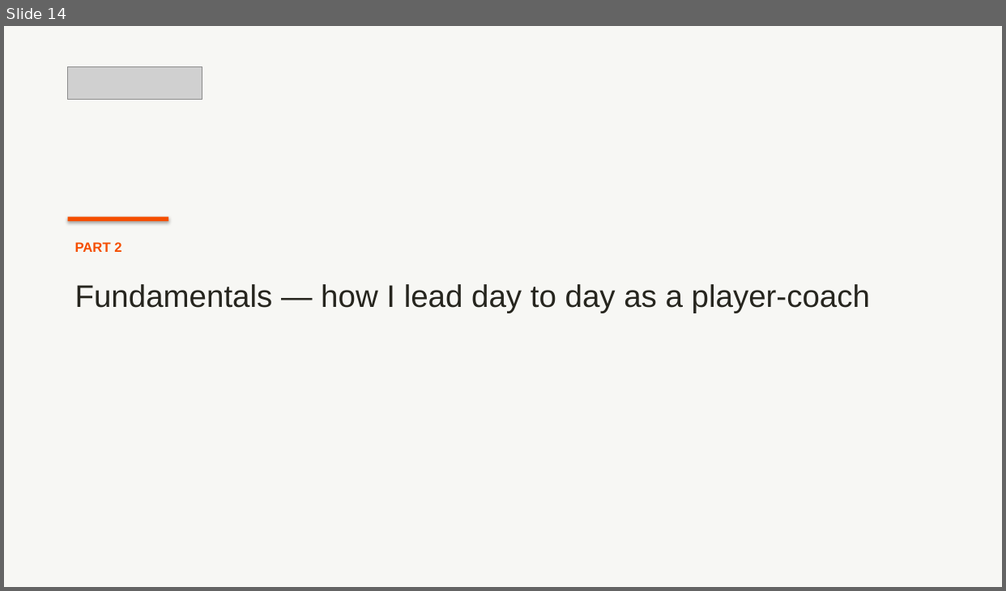
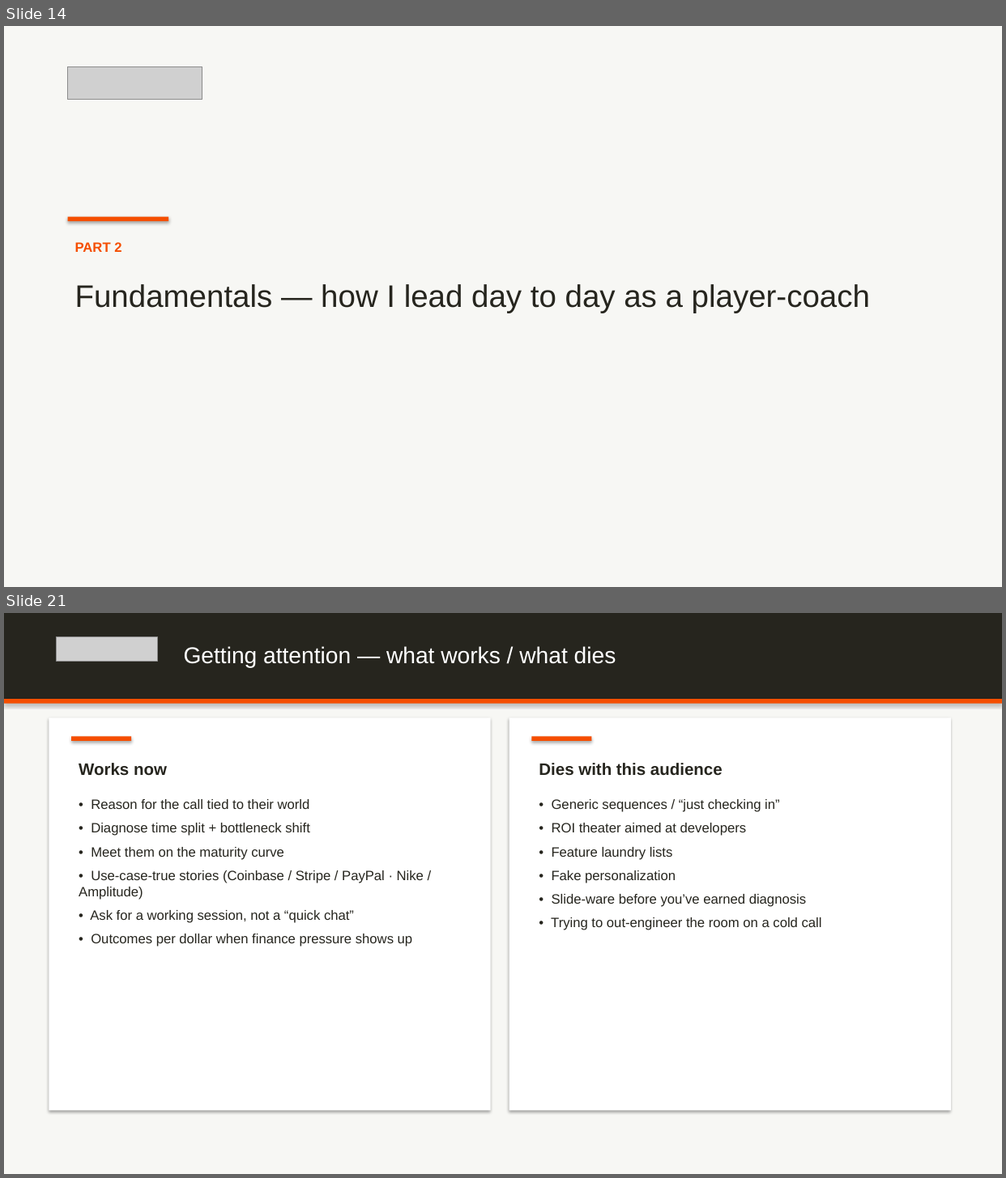
Before and after one commit to dempseli01-stack/lindsey, a slide deck: Lindsey_Presentation.pptx. Shown one above the other, each under a label of ours: slide 14 before the commit, slides 14 and 21 after it; the slides between them are not shown. The pictures are 1006x591 and 1006x1178 pixels, drawn with LibreOffice and Linux fonts; fonts in the diff are those of the drawing; grey boxes stand for pictures. Boxes give left, top, right and bottom in pixels: in the first picture for what was removed or moved away, otherwise in the second. Text is boxed around its words. In the diff, an @@ line names an element or a change of style, - is before the commit and + after.

```diff
--- a/Lindsey_Presentation.pptx
+++ b/Lindsey_Presentation.pptx
@@ slide 21 added at (x1=4, y1=613, x2=1002, y2=1174), background #FFFFFF @@
@@ rectangle added at (x1=4, y1=613, x2=1002, y2=1174), fill #F7F7F4 @@
@@ rectangle added at (x1=4, y1=613, x2=1002, y2=699), fill #26251E @@
@@ picture added at (x1=57, y1=637, x2=157, y2=661) @@
@@ text added at (x1=184, y1=646, x2=616, y2=668), 22 pt, text #FFFFFF @@
+Getting attention — what works / what dies
@@ rectangle added at (x1=4, y1=699, x2=1002, y2=704), fill #F54E00 @@
@@ rectangle added at (x1=49, y1=717, x2=491, y2=1111), fill #FFFFFF @@
@@ rectangle added at (x1=509, y1=717, x2=951, y2=1111), fill #FFFFFF @@
@@ rectangle added at (x1=71, y1=736, x2=131, y2=741), fill #F54E00 @@
@@ rectangle added at (x1=532, y1=736, x2=592, y2=741), fill #F54E00 @@
@@ text added at (x1=79, y1=763, x2=167, y2=776), 16 pt, text #26251E, bold @@
+Works now
@@ text added at (x1=539, y1=763, x2=722, y2=776), 16 pt, text #26251E, bold @@
+Dies with this audience
@@ text added at (x1=79, y1=799, x2=424, y2=947), 13 pt, text #26251E @@
+• Reason for the call tied to their world
+• Diagnose time split + bottleneck shift
+• Meet them on the maturity curve
+• Use-case-true stories (Coinbase / Stripe / PayPal · Nike / Amplitude)
+• Ask for a working session, not a “quick chat”
+• Outcomes per dollar when finance pressure shows up
@@ text added at (x1=551, y1=799, x2=822, y2=931), 13 pt, text #26251E @@
+• Generic sequences / “just checking in”
+• ROI theater aimed at developers
+• Feature laundry lists
+• Fake personalization
+• Slide-ware before you’ve earned diagnosis
+• Trying to out-engineer the room on a cold call
```
Also in this commit, not shown: 4 slides changed, 5 other slides added, 5 slides removed, 2 other files.
